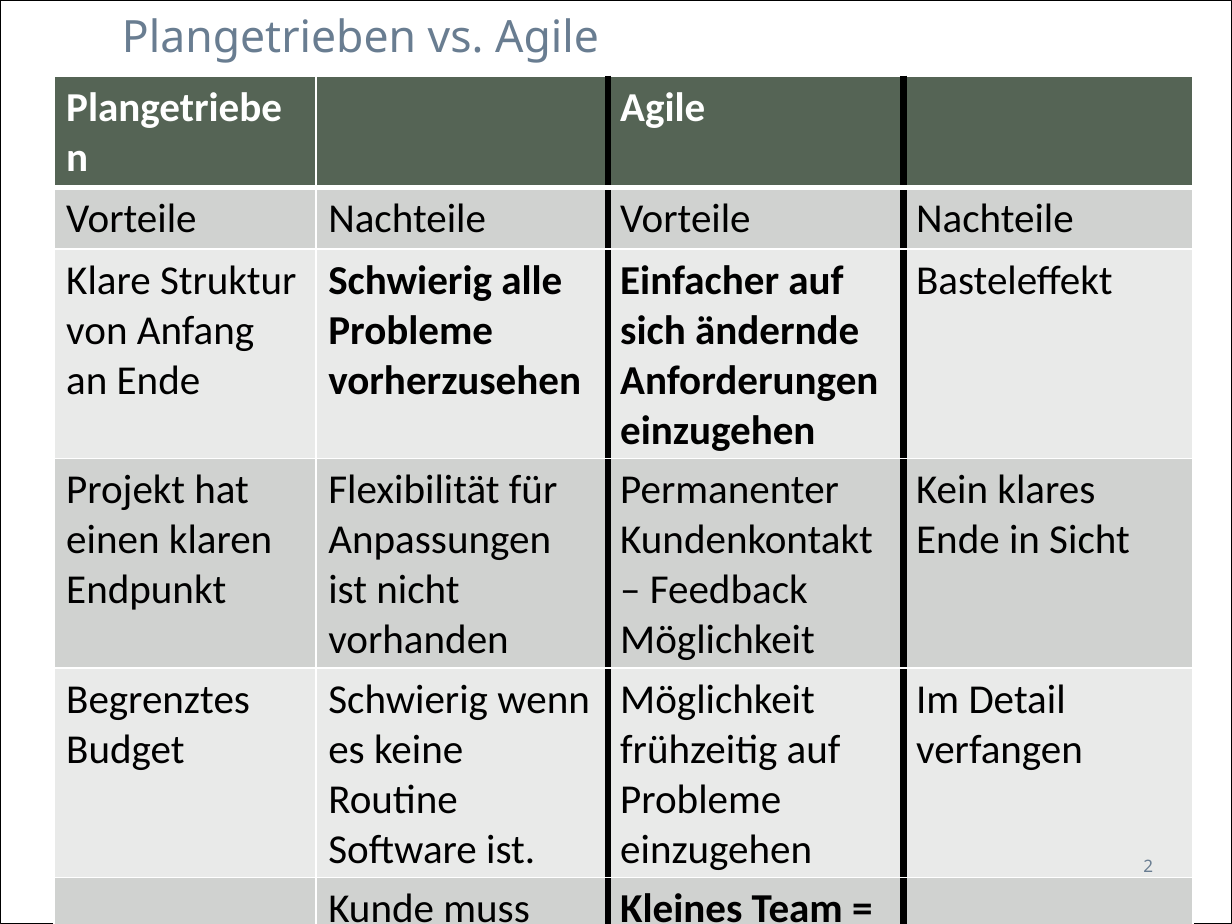
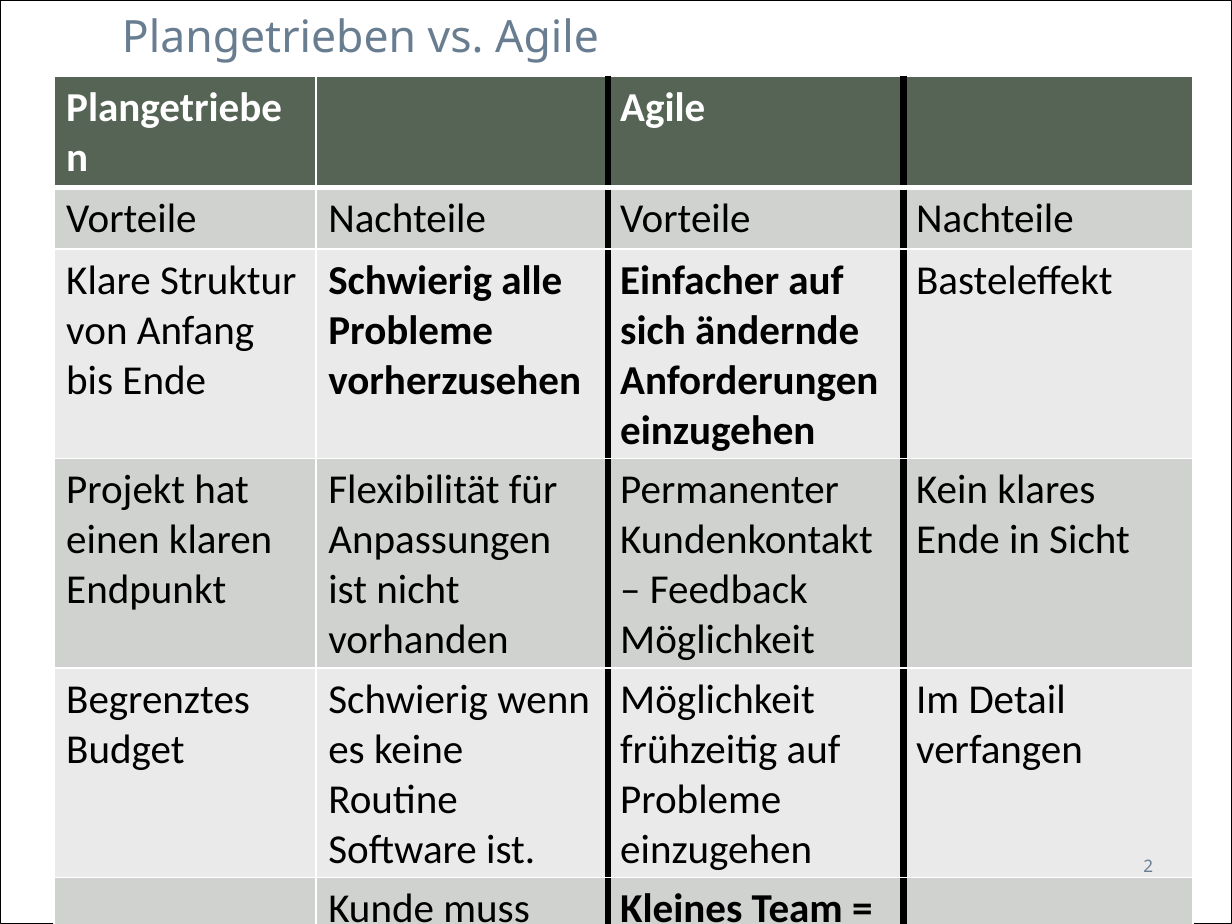
Before and after one commit to zyssm4/ch.bfh.btx8081.w2015.red, a slide deck: slide 2 of doc/Task02/Task02.pptx. Drawn at 1232x924 pixels with LibreOffice and Linux fonts; fonts in the diff are those of the drawing. Boxes give left, top, right and bottom in pixels: in the first picture for what was removed or moved away, otherwise in the second. Text is boxed around its words. In the diff, an @@ line names an element or a change of style, - is before the commit and + after.

```diff
--- a/doc/Task02/Task02.pptx
+++ b/doc/Task02/Task02.pptx
@@ table at box(54, 76, 1194, 924) @@
-row 3, column 1: Klare Struktur von Anfang an Ende
+row 3, column 1: Klare Struktur von Anfang bis Ende
```
Also in this commit, not shown: 1 other slide changed, 1 other file.
